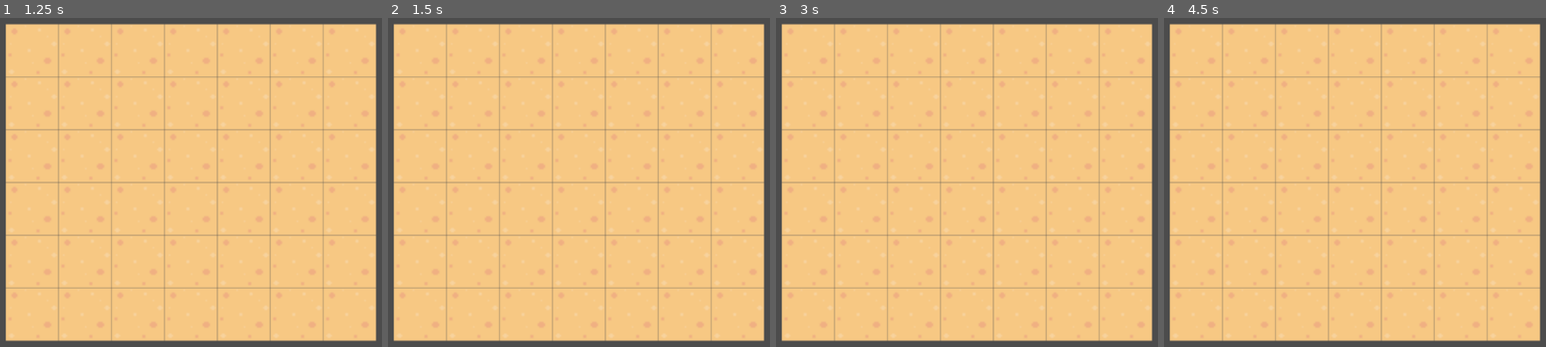
Above: before the commit, frames 1-4 (left to right).
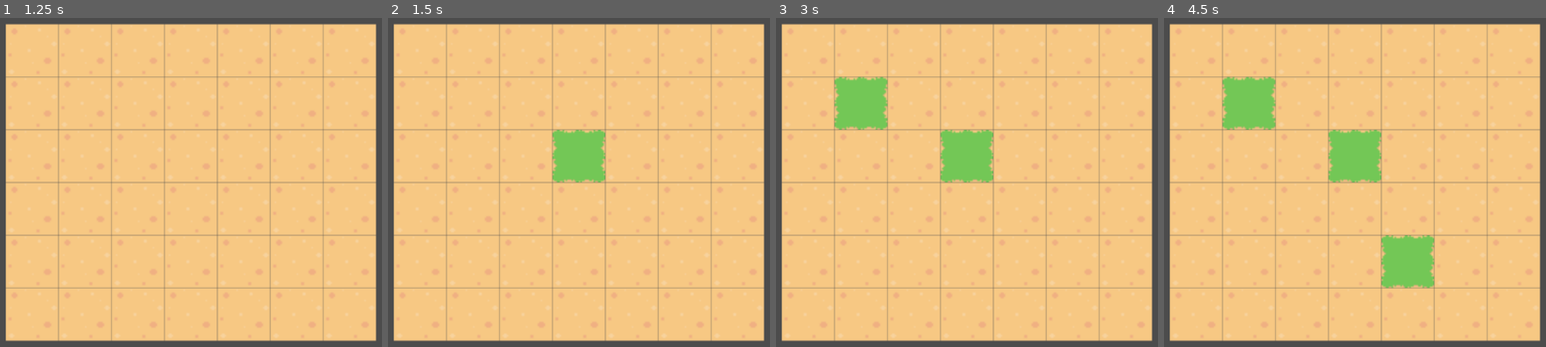
Above: after the commit, the same moments.

Repository: mr-yak/LD51
Game: Godot game, scene res://Node2D.tscn
Two runs of this game, one before a commit and one after it. Both use one fixed random seed, a clock stepped at 60 frames per second and the inputs below.
Inputs (mouse positions are in pixels of both pictures, inside the frame that each line leads up to):
- Up to frame 1 (1.25 s): tap Enter at 0.5 s; move the mouse to (171, 159) at 0.52 s
- Up to frame 2 (1.5 s): tap Space at 1.25 s; move the mouse to (outside the picture) at 1.27 s
- Up to frame 3 (3 s): tap Enter at 2 s; move the mouse to (856, 87) at 2.02 s; tap Space at 2.75 s; move the mouse to (outside the picture) at 2.77 s
- Up to frame 4 (4.5 s): tap Enter at 3.5 s; move the mouse to (1397, 248) at 3.52 s; tap Space at 4.25 s; move the mouse to (outside the picture) at 4.27 s

Frame 1 is identical in both runs. In frame 2, 2.1% of the frame differs, in the area x 43-57%, y 34-50%; in frame 3, 4.2%; in frame 4, 6.3%, in the area x 15-71%, y 17-83%.
Error before the commit: Parse Error: Error parsing expression, misplaced: '.' (res://TileMap.gd:4)
Error after the commit: Invalid type in function 'add_child' in base 'Node2D'. Cannot convert argument 1 from int to Object. (res://TileMap.gd:13)

Commit message:
Update TileMap.gd

Diff:
--- a/TileMap.gd
+++ b/TileMap.gd
@@ -1,15 +1,16 @@
 extends TileMap
 
 var cells
-onready var timers_node = get_node(../Main)
+onready var timers_node = get_tree().get_root().get_node("Main/Timers")
 
 func _ready():
 	cells = get_used_cells()
 	var timers = [cells.size()]
 	for cell in cells:
 		var index = cells.find(cell)
-		timers[index] = Timer.new()
-		#$Main/Timers.add_child(timers[index])
+		print(cells.size())
+		#timers[index] = Timer.new()
+		timers_node.add_child(timers[index])
 
 func _unhandled_input(event):
 	if event.is_pressed():
